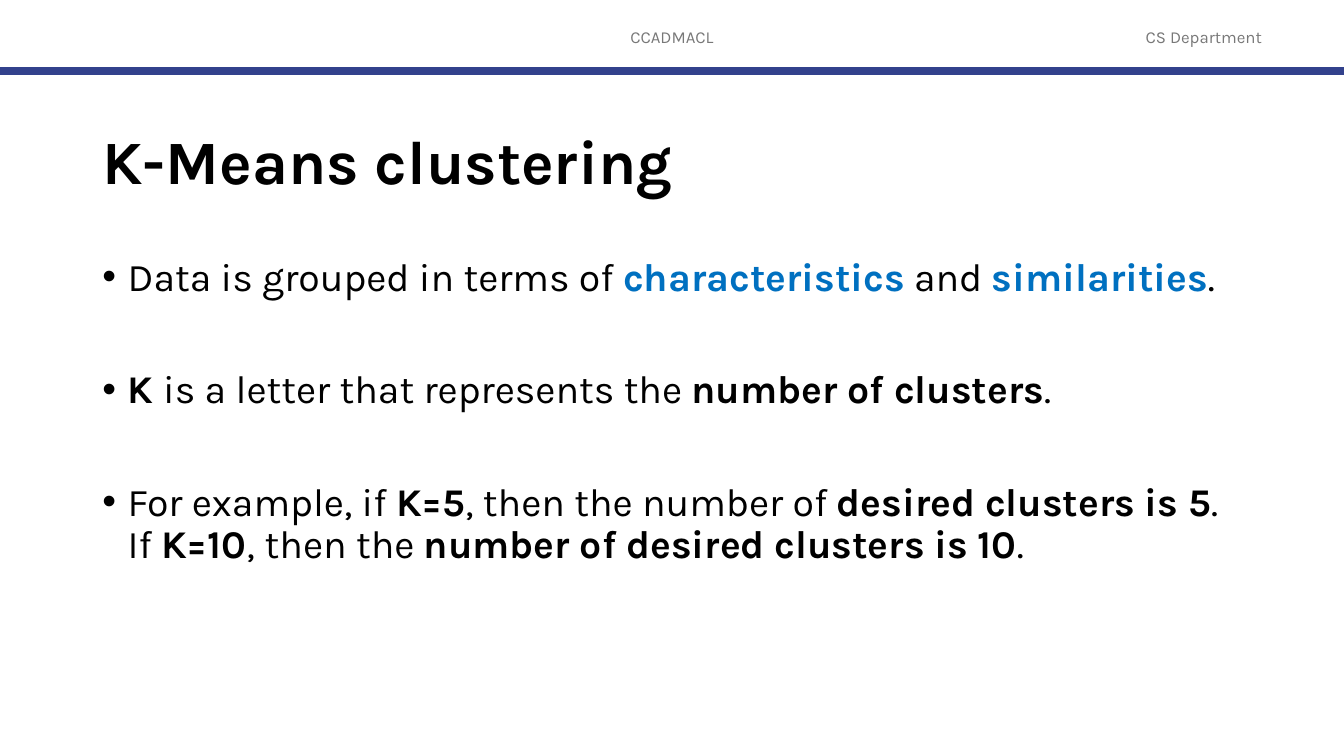
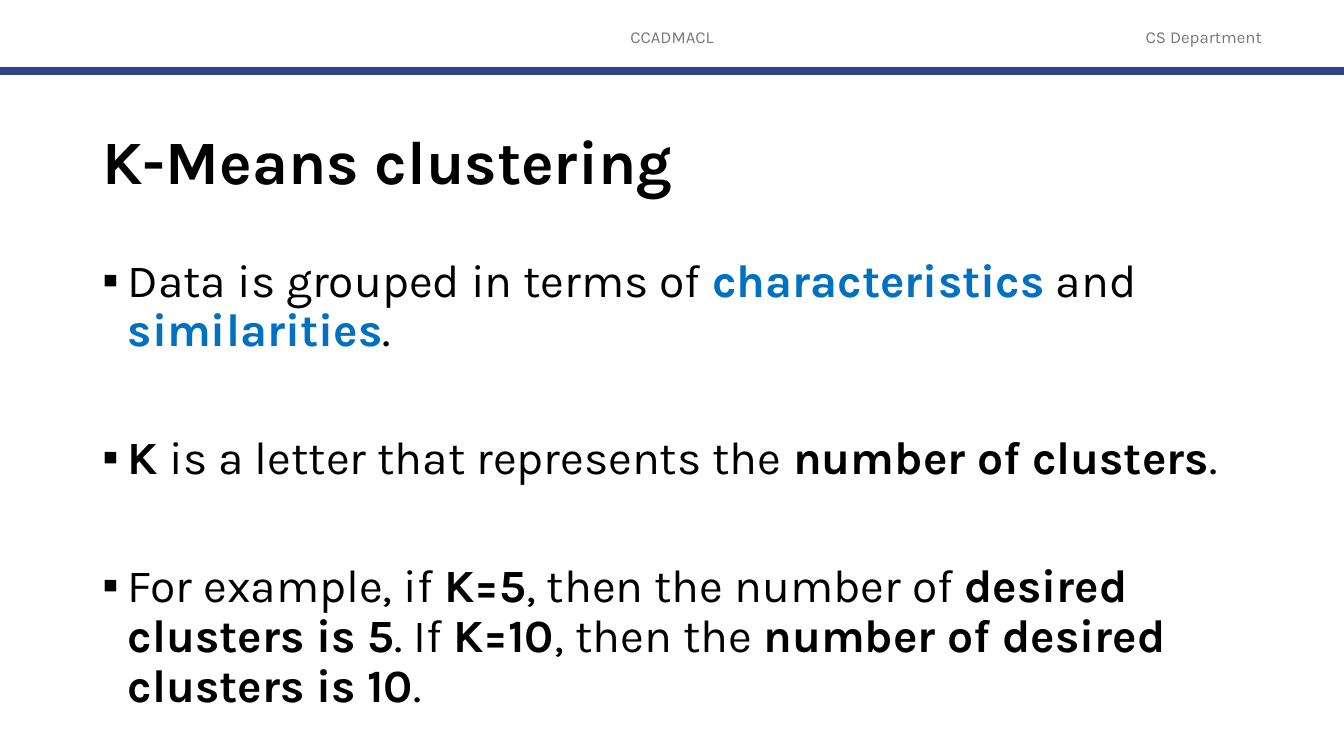
Before and after one commit to robitussin/CCADMACL, a slide deck: slide 3 of 4 - K-Means Algorithm/K-Means Clustering (new).pptx. Drawn at 1344x756 pixels with LibreOffice and Linux fonts; fonts in the diff are those of the drawing; background and template pictures are left out. Boxes give left, top, right and bottom in pixels: in the first picture for what was removed or moved away, otherwise in the second. Text is boxed around its words. In the diff, an @@ line names an element or a change of style, - is before the commit and + after.

```diff
--- a/4 - K-Means Algorithm/K-Means Clustering (new).pptx
+++ b/4 - K-Means Algorithm/K-Means Clustering (new).pptx
@@ text "Data is grouped in terms ..." at bbox=[128, 264, 1217, 703]: size 28 to 33 pt; bullet • to ▪ @@
```
Also in this commit, not shown: 26 other slides changed, 3 slides added, 1 slide removed, 1 other file.
